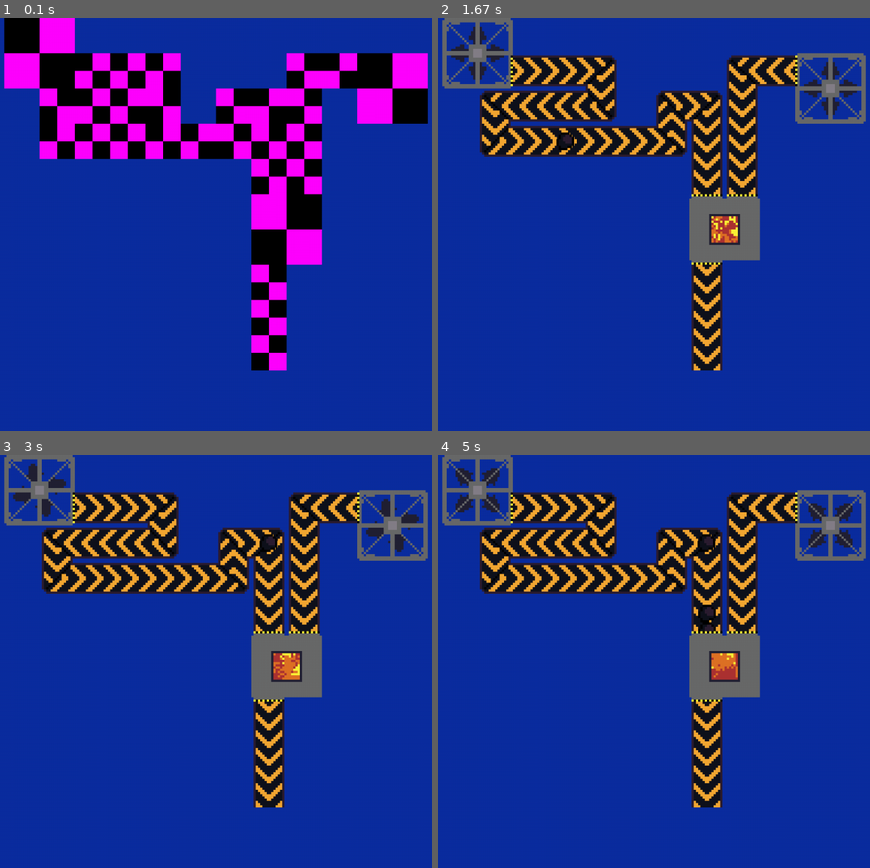
Above: before the commit, frames 1-4 (two rows, left to right).
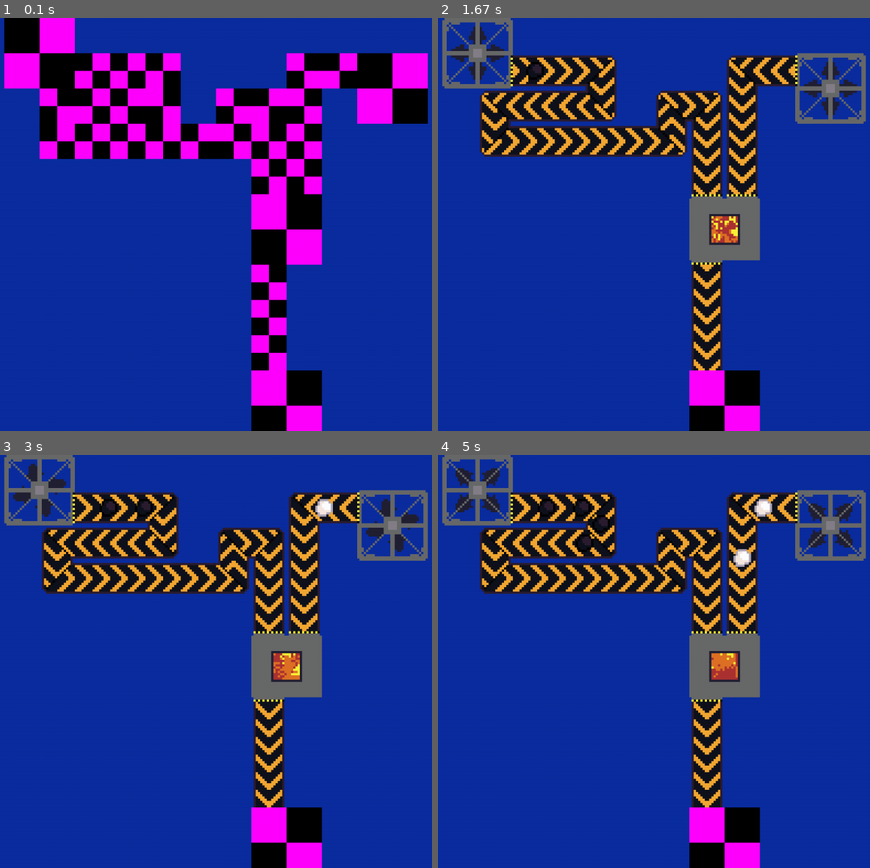
Above: after the commit, the same moments.

Repository: fijianfugufish/factory-game
Game: pygame game, started from main.pyw
Two runs of this game, one before a commit and one after it. Both use one fixed random seed, a clock stepped at 60 frames per second and the inputs below.
Inputs:
- Up to frame 1 (0.1 s): no input
- Up to frame 2 (1.67 s): no input
- Up to frame 3 (3 s): no input
- Up to frame 4 (5 s): no input

The runs differ from the first frame. In frame 1, 2.4% of the frame differs, in the area x 58-75%, y 85-100%; in frame 2, 10%; in frame 3, 13%; in frame 4, 13%, in the area x 10-83%, y 9-100%.

Commit message:
implemented unloading offscreen

Diff:
--- a/decodeFactory.py
+++ b/decodeFactory.py
@@ -38,7 +38,7 @@
         self.worldPos = worldPos
 
 class ConveyorBelt(pygameui.AnimatableSprite):
-    def __init__(self, x, y, id, worldPos, bent = False, **kwargs):
+    def __init__(self, x, y, id, worldPos, speed, bent = False, **kwargs):
         super().__init__(x, y, w = 1 * 64, h = 1 * 64, **kwargs)
 
         if bent:
@@ -46,7 +46,7 @@
         else:
             self.addAnimation("move", *_ConveyorStraightFrames)
 
-        self.startAnimation("move", 12)
+        self.startAnimation("move", speed * 8)
         self.id = id
 
         self.worldPos = worldPos
@@ -72,6 +72,7 @@
 
         #self.addAnimation("move", *ConveyorStraightFrames)
         self.id = id
+        self.z = 1
 
         self.worldPos = worldPos
 
@@ -93,7 +94,19 @@
     return start + (end - start) * t
 
 def worldToSreen(worldPos):
-    return (worldPos[0] * 64, worldPos[1] * 64) #todo use player location to convert properly to screen space
+    screenx = (worldPos[0] * 64)
+    screeny = (worldPos[1] * 64)
+    return (screenx, screeny) #todo use player location to convert properly to screen space
+
+def isOffscreen(pos):
+    tolerance = 100
+
+    if pos[0] < 0 - tolerance or pos[0] > winx + tolerance:
+        return True
+    if pos[1] < 0 - tolerance or pos[1] > winy + tolerance:
+        return True
+
+    return False
 
 def _decodeFactoryComponent(factory: fac.Factory, id: int):
     # component to decode is a transport type
@@ -147,31 +160,32 @@
                     bent = transport.finalDirection is not previousDirection
 
             # make sure transport is a known type and place significant transports
-            if transport.type == "ConveyorBelt":
-                position = worldToSreen(turnPos)
-
-                #todo dont render if offcreen
-
-                # check if first or last transport should bend
-                if bent is not None:
-                    conveyor = ConveyorBelt(position[0], position[1], id, turnPos, bent = bent)
-                    conveyor.rotation = previousDirection.value if bent else turnDir.value
+            position = worldToSreen(turnPos)
+
+            if not isOffscreen(position):
+                if transport.type == "ConveyorBelt":
+                    if isOffscreen(position): continue
+
+                    # check if first or last transport should bend
+                    if bent is not None:
+                        conveyor = ConveyorBelt(position[0], position[1], id, turnPos, speed = transport.speed, bent = bent)
+                        conveyor.rotation = previousDirection.value if bent else turnDir.value
+                    else:
+                        conveyor = ConveyorBelt(position[0], position[1], id, turnPos, speed = transport.speed, bent = True)
+                        conveyor.rotation = previousDirection.value
+
+                    # flip if needed
+                    # honestly trial and error to figure this out. dont touch.
+                    if (previousDirection, turnDir) in leftTurns:
+                        if previousDirection is fac.Directions.East:
+                            if turnDir is fac.Directions.North:
+                                conveyor.setFlipped(x = True)
+                            else:
+                                conveyor.setFlipped(y = True)
+                        else:
+                            conveyor.setFlipped(x = True)
                 else:
-                    conveyor = ConveyorBelt(position[0], position[1], id, turnPos, bent = True)
-                    conveyor.rotation = previousDirection.value
-
-                # flip if needed
-                # honestly trial and error to figure this out. dont touch.
-                if (previousDirection, turnDir) in leftTurns:
-                    if previousDirection is fac.Directions.East:
-                        if turnDir is fac.Directions.North:
-                            conveyor.setFlipped(x = True)
-                        else:
-                            conveyor.setFlipped(y = True)
-                    else:
-                        conveyor.setFlipped(x = True)
-            else:
-                assert ValueError("unknown transport type")
+                    assert ValueError("unknown transport type")
 
             # find length and direction between significant points
             deltaX = turnPos[0] - previousPos[0]
@@ -194,14 +208,13 @@
 
                 screenPos = worldToSreen(pos)
 
-                #todo dont render if offcreen
-
                 # make sure transport is a known type
-                if transport.type == "ConveyorBelt":
-                    conveyor = ConveyorBelt(screenPos[0], screenPos[1], id, pos)
-                    conveyor.rotation = previousDirection.value
-                else:
-                    assert ValueError, "unknown transport type"
+                if not isOffscreen(screenPos):
+                    if transport.type == "ConveyorBelt":
+                        conveyor = ConveyorBelt(screenPos[0], screenPos[1], id, pos, speed = transport.speed)
+                        conveyor.rotation = previousDirection.value
+                    else:
+                        assert ValueError, "unknown transport type"
 
             previousDirection = turnDir
             previousPos = turnPos
@@ -214,11 +227,12 @@
         screenPos = worldToSreen(pos)
 
         # ensure producer is a known type
-        if producer.type == "Drill":
-            drill = Drill(screenPos[0], screenPos[1], id, pos)
-            drill.rotation = producer.rotation.value
-        else:
-            assert ValueError, "unknown producer type"
+        if not isOffscreen(screenPos):
+            if producer.type == "Drill":
+                drill = Drill(screenPos[0], screenPos[1], id, pos)
+                drill.rotation = producer.rotation.value
+            else:
+                assert ValueError, "unknown producer type"
 
     # decode for machines
     elif id in factory.machines:
@@ -228,11 +242,29 @@
         screenPos = worldToSreen(pos)
 
         # ensure machine is a known type
-        if machine.type == "Furnace":
-            furnace = Furnace(screenPos[0], screenPos[1], id, pos)
-            furnace.rotation = machine.rotation.value
-        else:
-            assert ValueError, "unknown producer type"
+        if not isOffscreen(screenPos):
+            if machine.type == "Furnace":
+                furnace = Furnace(screenPos[0], screenPos[1], id, pos)
+                furnace.rotation = machine.rotation.value
+            else:
+                assert ValueError, "unknown producer type"
+
+    # decode for machines
+    elif id in factory.inventories:
+        inventory = factory.inventories[id]
+        pos = inventory.position
+
+        screenPos = worldToSreen(pos)
+
+        # ensure inventory is a known type
+        if not isOffscreen(screenPos):
+            if inventory.type == "Box":
+                box = Box(screenPos[0], screenPos[1], id, pos)
+                box.rotation = inventory.rotation.value
+            else:
+                assert ValueError, "unknown producer type"
+
+    #todo change 'if x.type' it is messy and not exactly necessary
 
 def _renderVisibleItems(factory: fac.Factory):
     global nextVisibleItemid
@@ -270,7 +302,13 @@
             itemPosWorld = (lerp(startx, endx, t) + 0.25, lerp(starty, endy, t) + 0.25)
             itemPosScreen = worldToSreen(itemPosWorld)
 
-            #todo dont render if offcreen
+            #dont render or destroy if offcreen
+            if isOffscreen(itemPosScreen):
+                if itemid in visibleItems:
+                    visibleItems[itemid].destroy()
+                    del visibleItems[itemid]
+
+                continue
 
             # instantiate visible items if it doesnt already exist visually
             if itemid not in visibleItems:
--- a/factory.py
+++ b/factory.py
@@ -99,7 +99,7 @@
 
 conveyor = Transport(
     type = "ConveyorBelt",
-    speed = 30,
+    speed = 2,
     length = 10,
     # input = None,
     # output = None,
@@ -110,7 +110,7 @@
     recipes = [steelRecipe],
     progress = 0,
     maxItems = 5,
-    size = [1, 1]
+    size = [2, 2]
 )
 
 drill = Producer(
@@ -492,6 +492,8 @@
                         # add item into the machine
                         inventory.inventory[itemToTransport] = inventory.inventory.get(itemToTransport, 0) + 1
 
+                        print(f"{itemToTransport.name} stored")
+
     def step(self, dt: float):
         """main factory update function"""
 
--- a/main.pyw
+++ b/main.pyw
@@ -26,6 +26,9 @@
     furnace = mainFactory.addMachine(fac.furnace)
     mainFactory.updateMachine(furnace, position = (8, 5), rotation = fac.Directions.North)
 
+    box = mainFactory.addInventory(fac.box)
+    mainFactory.updateInventory(box, position = (8, 10))
+
     conveyor1 = mainFactory.addTransport(fac.conveyor)
     conveyor2 = mainFactory.addTransport(fac.conveyor)
     conveyor3 = mainFactory.addTransport(fac.conveyor)
@@ -34,6 +37,8 @@
     mainFactory.updateProducer(drill2, outputids = [conveyor2])
 
     mainFactory.updateMachine(furnace, inputids = [conveyor1, conveyor2], outputid = conveyor3, recipe = fac.steelRecipe)
+
+    mainFactory.updateInventory(box, inputids = [conveyor3])
 
     mainFactory.addTransportTurn(conveyor1, [(3, 1), fac.Directions.East])
     mainFactory.addTransportTurn(conveyor1, [(5, 1), fac.Directions.South])
@@ -58,6 +63,7 @@
     _decodeFactoryComponent(mainFactory, drill1)
     _decodeFactoryComponent(mainFactory, drill2)
     _decodeFactoryComponent(mainFactory, furnace)
+    _decodeFactoryComponent(mainFactory, box)
 
     while gameRunning:
         # main game loop
